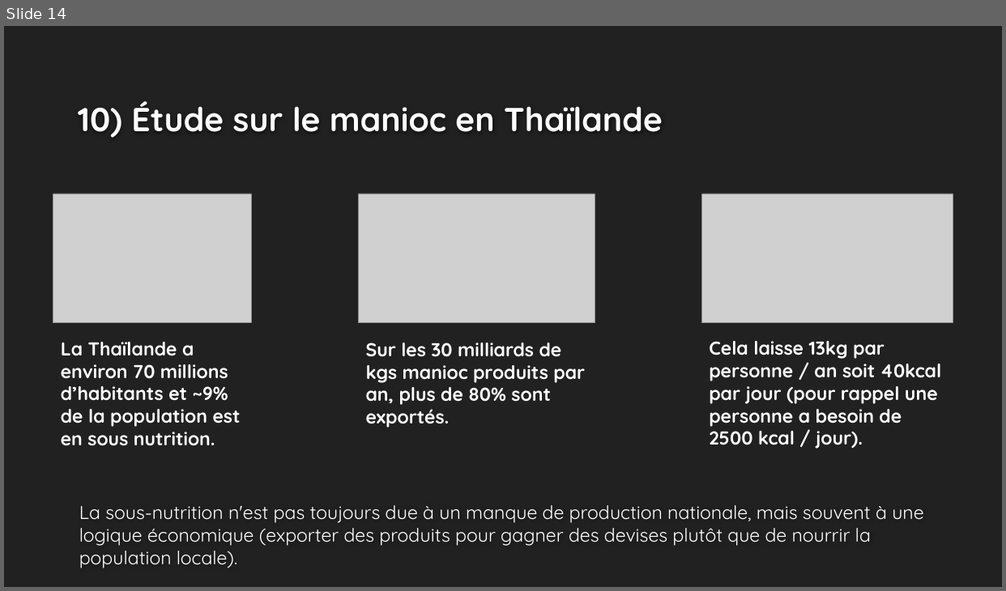
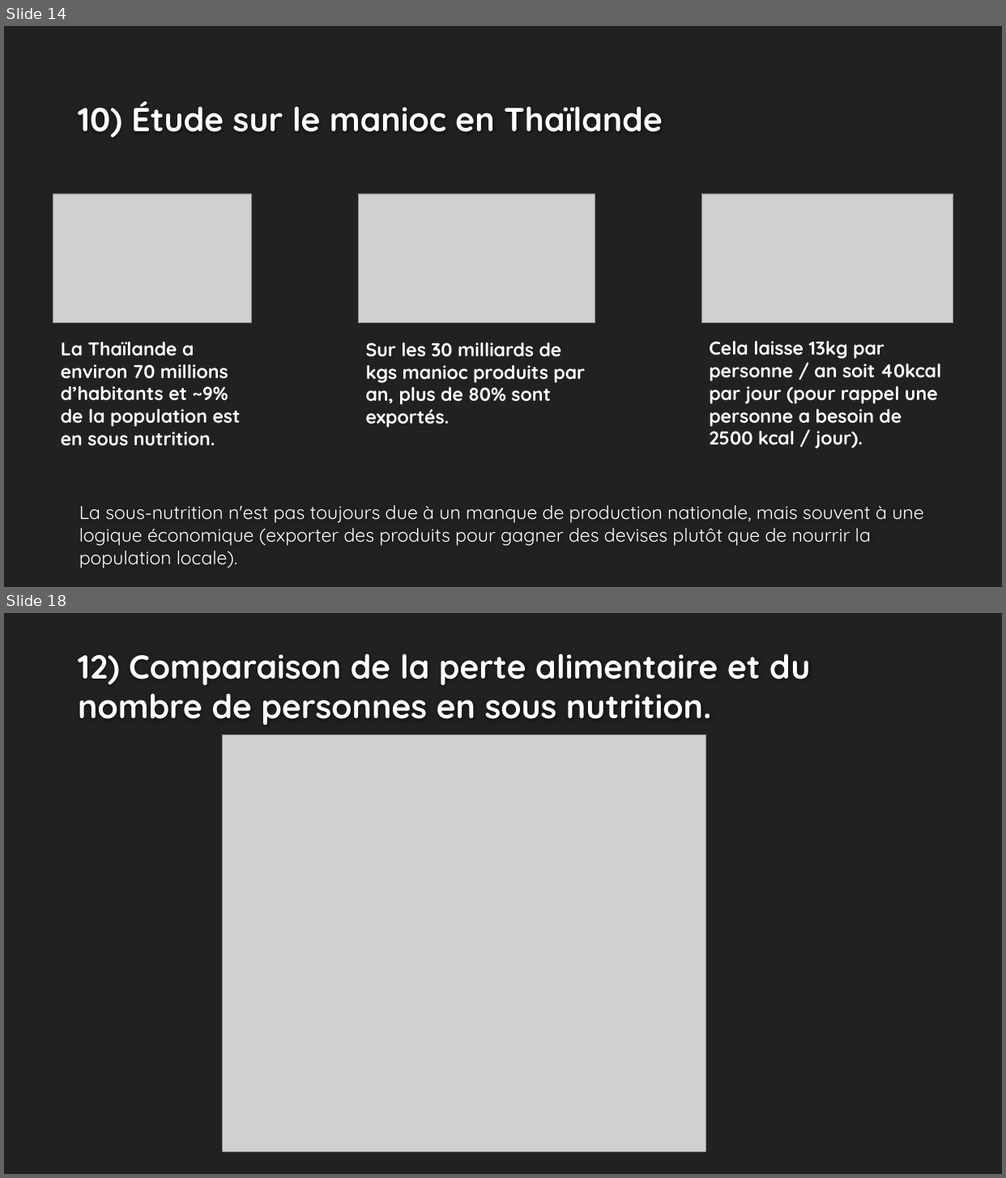
Before and after one commit to ziedbelhocine/Cours-OC, a slide deck: Data_Analyst/Projet_4/Template+de+présentation_Faim_monde-V2.pptx. Shown one above the other, each under a label of ours: slide 14 before the commit, slides 14 and 18 after it; the slides between them are not shown. The pictures are 1006x591 and 1006x1178 pixels, drawn with LibreOffice and Linux fonts; fonts in the diff are those of the drawing; grey boxes stand for pictures; background and template pictures are left out. Boxes give left, top, right and bottom in pixels: in the first picture for what was removed or moved away, otherwise in the second. Text is boxed around its words. In the diff, an @@ line names an element or a change of style, - is before the commit and + after.

```diff
--- a/Data_Analyst/Projet_4/Template+de+présentation_Faim_monde-V2.pptx
+++ b/Data_Analyst/Projet_4/Template+de+présentation_Faim_monde-V2.pptx
@@ slide 18 added at [4,613,1002,1174], background #212121 @@
@@ title added at [78,653,810,725], 32 pt, text #FEFEFE, bold @@
+12) Comparaison de la perte alimentaire et du nombre de personnes en sous nutrition.
@@ picture added at [222,735,706,1152] @@
```
Also in this commit, not shown: 2 slides changed, 4 other slides added, 2 slides removed, 1 other file.
